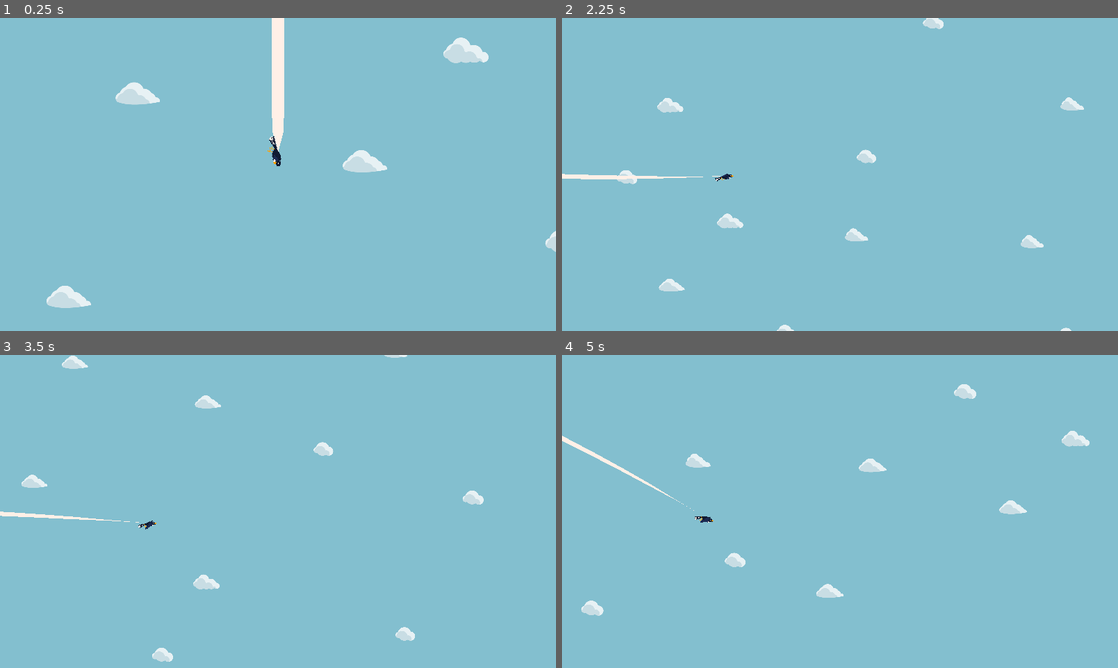
Above: before the commit, frames 1-4 (two rows, left to right).
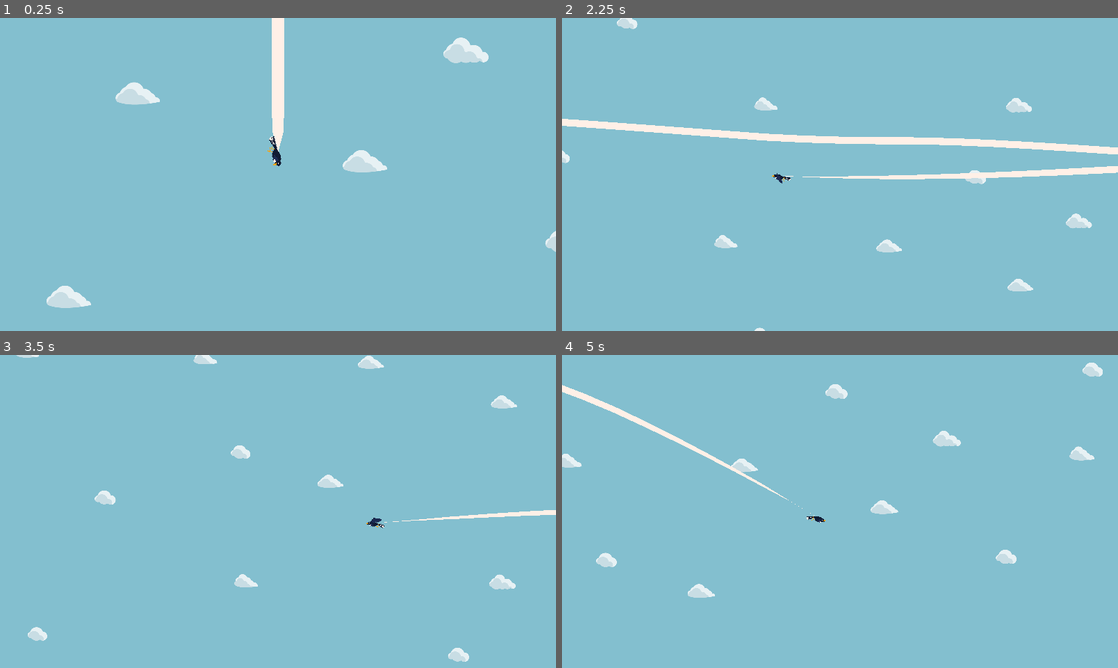
Above: after the commit, the same moments.

Repository: CIOSAI/birb-thing
Game: Godot game, scene res://Scenes/World.tscn
Two runs of this game, one before a commit and one after it. Both use one fixed random seed, a clock stepped at 60 frames per second and the inputs below. The engine's default icon, where the game draws it, is replaced by a stand-in: a white triangle on a blue panel in a dark square.
Inputs:
- Up to frame 1 (0.25 s): no input
- Up to frame 2 (2.25 s): hold W (Flap) 0.53-1.28 s; hold Z (Up, bound only before the commit) 0.53-2.03 s; tap W (Flap) at 1.35, 1.52, 1.82 s; hold X (Down) from 2.03 s (still down); hold W (Flap) from 2.03 s (still down)
- Up to frame 3 (3.5 s): release X (Down) at 2.78 s; release W (Flap) at 2.78 s; hold Z (Up, bound only before the commit) from 2.78 s (still down); tap W (Flap) at 2.85, 3.02, 3.32 s
- Up to frame 4 (5 s): hold W (Flap) 3.53-4.28 s; release Z (Up, bound only before the commit) at 4.28 s; hold X (Down) from 4.28 s (still down); tap W (Flap) at 4.35, 4.52, 4.82 s

The runs differ from the first frame. In frame 1, less than 0.1% of the frame differs, in the area x 49-51%, y 45-48%; in frame 2, 5.5%, in the area x 0-100%, y 0-100%; in frame 3, 2.8%; in frame 4, 3.4%.

Commit message:
changed up key to glide

Diff:
--- a/Scenes/Player.tscn
+++ b/Scenes/Player.tscn
@@ -49,4 +49,8 @@
 
 [node name="Tween" type="Tween" parent="."]
 
-[connection signal="flap" from="PlayerMovement" to="." method="_on_PlayerMovement_flap"]
+[node name="Timer" type="Timer" parent="."]
+wait_time = 0.3
+autostart = true
+
+[connection signal="timeout" from="Timer" to="." method="_on_Timer_timeout"]
--- a/Scripts/Player.gd
+++ b/Scripts/Player.gd
@@ -22,6 +22,7 @@
 		if movement.vel.x<0 else
 		display.FACING.LEFT
 	)
+	display.set_looking(-movement.vel.x)
 	display.set_heading(-movement.vel)
 	display.wing_open(movement.glide_dive)
 	display.set_feet(clamp(get_speed()*2.0, 0.0, 1.0))
@@ -35,6 +36,6 @@
 	camera.zoom_to(1+get_speed()*2)
 
 
-func _on_PlayerMovement_flap(dir):
-	display.set_looking(int(-dir))
-	display.wing_flap()
+func _on_Timer_timeout():
+	if movement.flapping:
+		display.wing_flap()
--- a/Scripts/PlayerMovement.gd
+++ b/Scripts/PlayerMovement.gd
@@ -16,7 +16,8 @@
 var body:KinematicBody2D
 var prev_vel:Vector2 = Vector2.ZERO
 var vel:Vector2 = Vector2.ZERO
-var glide_dive:bool = true
+var glide_dive:bool = false
+var flapping:bool = false
 var air_friction_scale:float = 1.0
 
 signal flap(dir)
@@ -31,14 +32,16 @@
 		-ymod.interpolate(0.5+dotted/2.0)
 	)
 	vel += interpolated*Vector2(sign(vel.x), 1.0)*Vector2(accel, flapforce)
-	emit_signal("flap", dir)
 
 func flap():
 	if Input.is_action_pressed("Flap"):
 		commit_flap(sign(vel.x))
+		flapping = true
+	else:
+		flapping = false
 
 func vert_fric():
-	if Input.is_action_pressed("Up"):
+	if Input.is_action_pressed("Glide"):
 		glide_dive = true
 	else:
 		glide_dive = false
@@ -48,23 +51,30 @@
 func fall():
 	vert_fric()
 
-	if Input.is_action_pressed("Up"):
+	if Input.is_action_pressed("Glide"):
 		vel.x += sign(vel.x+0.0001)*max(vel.y, 0.0)*glide_conversion_rate
 
 	vel.y+=gravity
 	if vel.y>0: vel.y*=pow((1.0-air_friction), 1.0/air_friction_scale)
+
+func flip():
+	if Input.is_action_just_pressed("Down"):
+		vel.x *= -1
 
 func move():
 	if body.is_on_floor()||body.is_on_ceiling():
 		vel.y = 0.0
 	if body.is_on_wall():
 		vel.x = 0.0
-	if body.is_on_floor():
-		vel.x *= 1.0-ground_friction
 
 	flap()
 	fall()
-	vel.x *= 1.0-hori_friction
+	flip()
+
+	if body.is_on_floor():
+		vel.x *= 1.0-ground_friction
+	else:
+		vel.x *= 1.0-hori_friction
 
 func get_acceleration()->Vector2:
 	return vel-prev_vel
--- a/project.godot
+++ b/project.godot
@@ -69,19 +69,7 @@
 
 [input]
 
-Left={
-"deadzone": 0.5,
-"events": [ Object(InputEventKey,"resource_local_to_scene":false,"resource_name":"","device":0,"alt":false,"shift":false,"control":false,"meta":false,"command":false,"pressed":false,"scancode":65,"unicode":0,"echo":false,"script":null)
-, Object(InputEventKey,"resource_local_to_scene":false,"resource_name":"","device":0,"alt":false,"shift":false,"control":false,"meta":false,"command":false,"pressed":false,"scancode":16777231,"unicode":0,"echo":false,"script":null)
- ]
-}
-Right={
-"deadzone": 0.5,
-"events": [ Object(InputEventKey,"resource_local_to_scene":false,"resource_name":"","device":0,"alt":false,"shift":false,"control":false,"meta":false,"command":false,"pressed":false,"scancode":68,"unicode":0,"echo":false,"script":null)
-, Object(InputEventKey,"resource_local_to_scene":false,"resource_name":"","device":0,"alt":false,"shift":false,"control":false,"meta":false,"command":false,"pressed":false,"scancode":16777233,"unicode":0,"echo":false,"script":null)
- ]
-}
-Up={
+Glide={
 "deadzone": 0.5,
 "events": [ Object(InputEventKey,"resource_local_to_scene":false,"resource_name":"","device":0,"alt":false,"shift":false,"control":false,"meta":false,"command":false,"pressed":false,"scancode":90,"unicode":0,"echo":false,"script":null)
 , Object(InputEventKey,"resource_local_to_scene":false,"resource_name":"","device":0,"alt":false,"shift":false,"control":false,"meta":false,"command":false,"pressed":false,"scancode":74,"unicode":0,"echo":false,"script":null)
